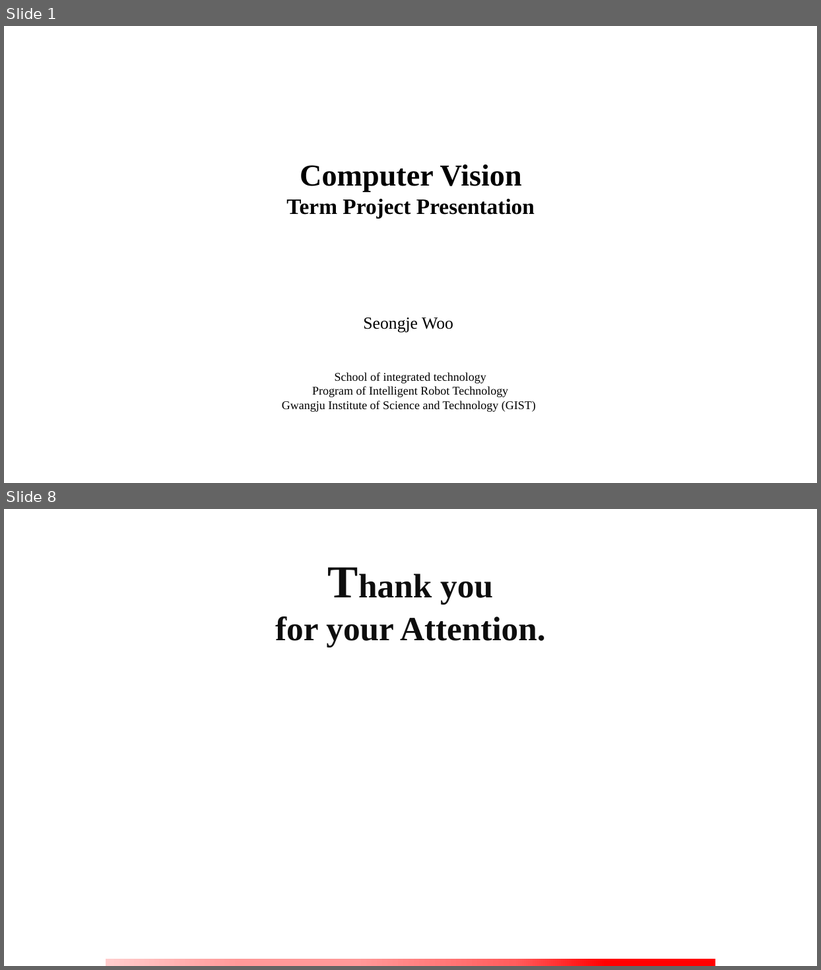
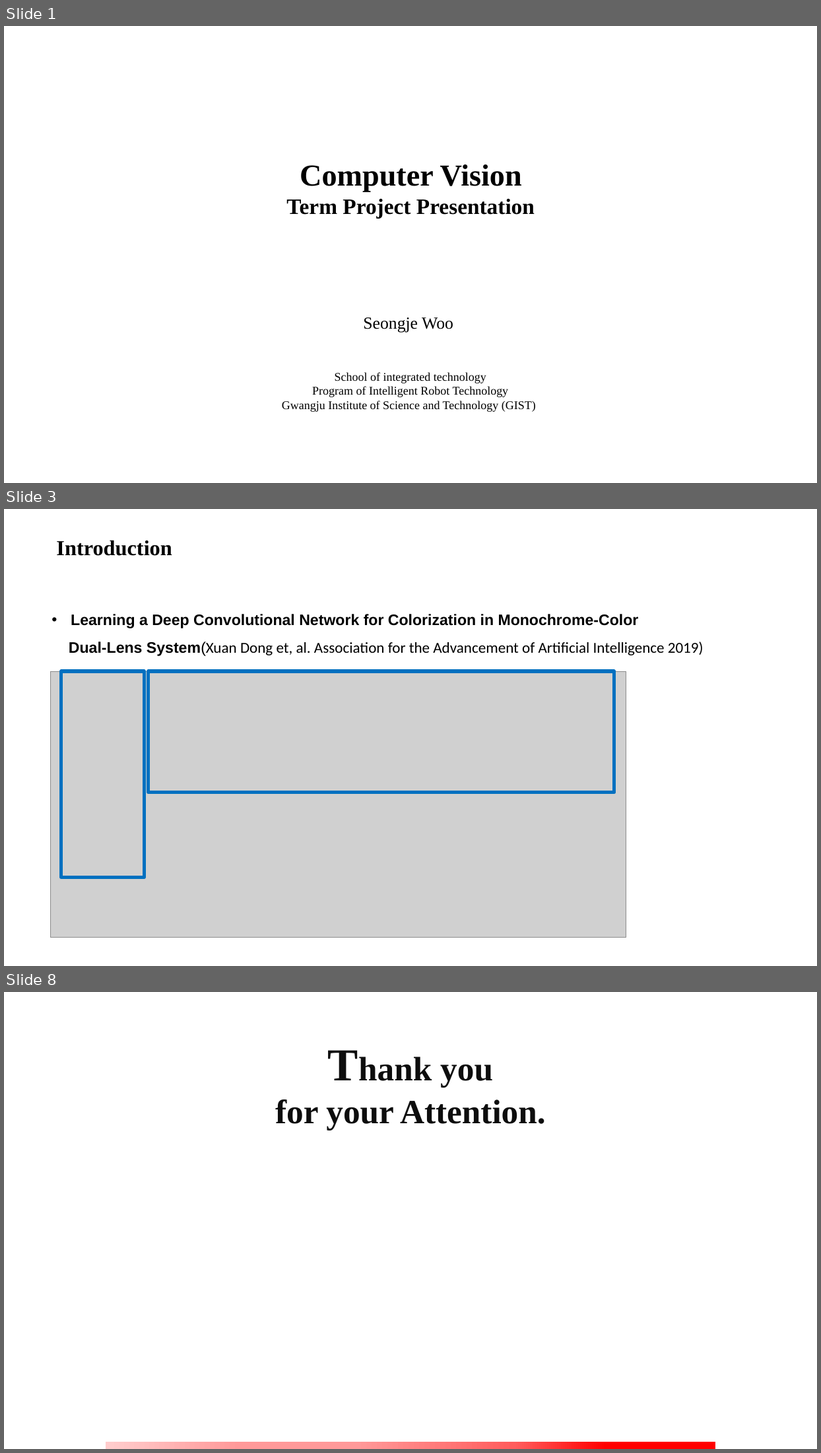
Before and after one commit to goseongje/cv_term_project, a slide deck: TermProject_20201149_SeongjeWoo.pptx. Shown one above the other, each under a label of ours: slides 1 and 8 before the commit, slides 1, 3 and 8 after it; the slides between them are not shown. The pictures are 821x970 and 821x1453 pixels, drawn with LibreOffice and Linux fonts; fonts in the diff are those of the drawing; grey boxes stand for pictures; background and template pictures are left out. Boxes give left, top, right and bottom in pixels: in the first picture for what was removed or moved away, otherwise in the second. Text is boxed around its words. In the diff, an @@ line names an element or a change of style, - is before the commit and + after.

```diff
--- a/TermProject_20201149_SeongjeWoo.pptx
+++ b/TermProject_20201149_SeongjeWoo.pptx
@@ slide 3 added at (x1=4, y1=509, x2=817, y2=966), background picture (left out) @@
@@ text added at (x1=56, y1=540, x2=172, y2=556), 25.2 pt, text #000000, bold @@
+Introduction
@@ text added at (x1=69, y1=614, x2=704, y2=656), 18 pt, text #000000, bold @@
+• Learning a Deep Convolutional Network for Colorization in Monochrome-Color
+Dual-Lens System(Xuan Dong et, al. Association for the Advancement of Artificial Intelligence 2019)
@@ picture added at (x1=50, y1=671, x2=626, y2=937) @@
@@ rectangle added at (x1=61, y1=671, x2=145, y2=877), outline #0070C0 4 pt @@
@@ rectangle added at (x1=149, y1=671, x2=614, y2=793), outline #0070C0 4 pt @@
```
Also in this commit, not shown: 5 other slides added, 6 slides removed, 3 other files.
